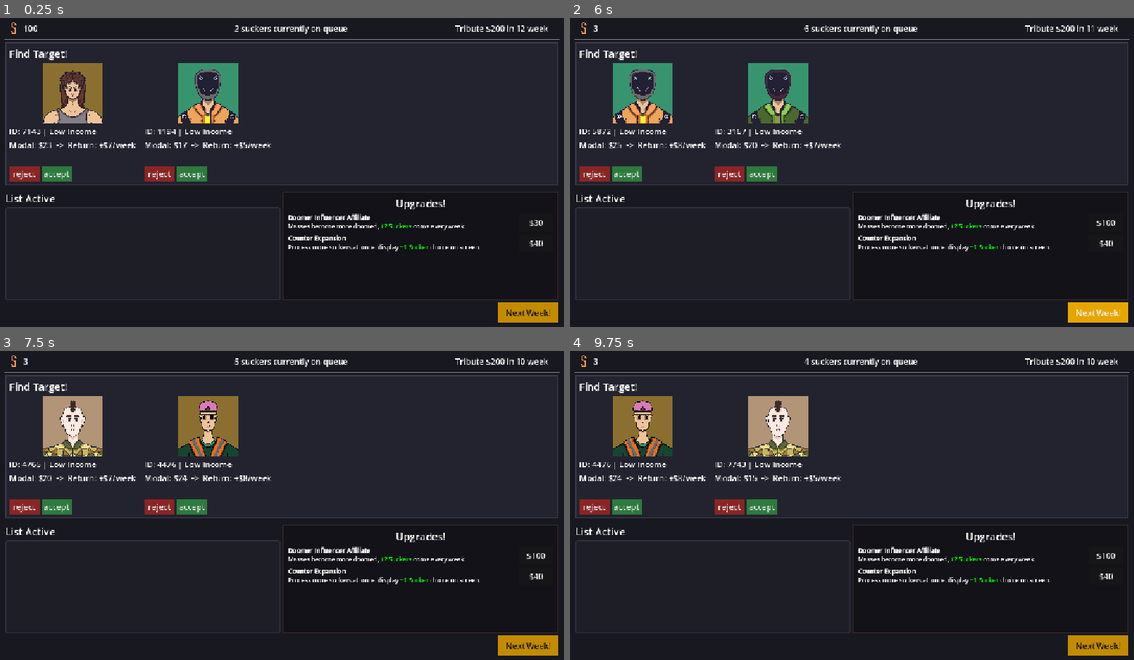
Above: before the commit, frames 1-4 (two rows, left to right).
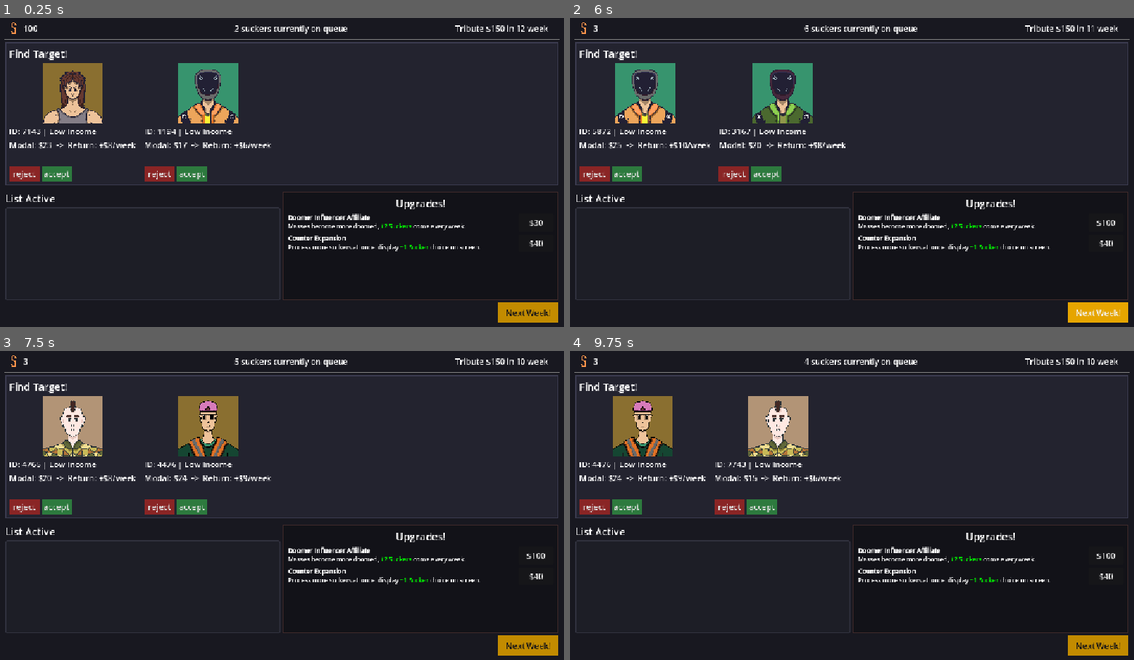
Above: after the commit, the same moments.

Repository: DwikiFebrian/galbay
Game: Godot game, scene res://main.tscn
The game is run twice, just before and just after one commit, with the same random seed, the same clock (stepped at 60 frames per second) and the same inputs.
Inputs:
- Up to frame 1 (0.25 s): no input
- Up to frame 2 (6 s): click "reject" at 0.5 s; click "$30" at 1.25 s; click "$67" at 2 s; click "$100" at 2.75 s; click "$40" at 3.5 s; click "accept" at 4.25 s; click "accept" at 5 s; click "Next Week!" at 5.75 s
- Up to frame 3 (7.5 s): click "Next Week!" at 6.5 s; click "reject" at 7.25 s
- Up to frame 4 (9.75 s): click "$100" at 8 s; click "$40" at 8.75 s; click "reject" at 9.5 s

The runs differ from the first frame. In frame 1, less than 0.1% of the frame differs, in the area x 19-89%, y 2-43%; in frame 2, 2.4%, in the area x 7-89%, y 2-53%; in frame 3, less than 0.1%; in frame 4, less than 0.1%.

Commit message:
akan dialog

Diff:
--- a/main.gd
+++ b/main.gd
@@ -16,6 +16,17 @@
 @onready var high_sucker_upgrades = $"Control/Main layout/list/upgrade/MarginContainer/list upgrade/high sucker"
 @onready var broken_kneecaps_upgrades = $"Control/Main layout/list/upgrade/MarginContainer/list upgrade/broken kneecaps"
 
+@onready var kurang_duid_audio = $"Control/Main layout/PanelContainer/Paneh tengah/kurang duid"
+@onready var accept_audio = $"Control/Main layout/PanelContainer/Paneh tengah/accept"
+@onready var reject_audio = $"Control/Main layout/PanelContainer/Paneh tengah/reject"
+
+@onready var kd_counter_audio = $"Control/Main layout/list/upgrade/MarginContainer/list upgrade/counter expansion/button/kurang duid"
+
+# cutscene
+# Tambahkan referensi ke bungkus utama dialog box buat di-hide/show
+@onready var dialog_box = $"ui_layer/dialog box"
+@onready var dialog_text = $"ui_layer/dialog box/RichTextLabel"
+
 var nasabah_scene = preload("res://nasabahcards.tscn")
 var active_row_scene = preload("res://nasabahaktif.tscn")
 
@@ -25,7 +36,7 @@
 var deadline: int = 12
 var quarter: int = 0
 var max_turn: int = 48
-var target = [200, 400, 900, 1500]
+var target = [150, 300, 600, 1000]
 var boss_goal: int = target[0]
 var nasabah_aktif: Array = []
 var antrean_nasabah: Array = [] # buat nyimpen 12 calon nasabah per turn
@@ -40,11 +51,6 @@
 var reduksi_galbay: float = 0.0
 
 # harga upgrade
-var harga_up1: int = 50
-var harga_up2: int = 50
-var harga_up3: int = 50
-var harga_up4: int = 50
-var harga_up5: int = 50
 var harga_counter_expansion = [40, 75]
 var harga_middle_sucker = [50, 75, 100]
 var harga_high_sucker = [100, 200, 300]
@@ -63,7 +69,7 @@
 	{
 		"tipe": "Low Income",
 		"modal_min": 10, "modal_max": 25,
-		"bunga_min": 0.15, "bunga_max": 0.25,
+		"bunga_min": 0.30, "bunga_max": 0.50,
 		"return_min": 4, "return_max": 7,
 		"galbay_min": 0.10, "galbay_max": 0.20,
 		"gambar": [
@@ -81,7 +87,7 @@
 		"tipe": "Middle Class",
 		"modal_min": 40, "modal_max": 80,
 		"return_min": 10, "return_max": 18,
-		"bunga_min": 0.10, "bunga_max": 0.30,
+		"bunga_min": 0.15, "bunga_max": 0.35,
 		"galbay_min": 0.07, "galbay_max": 0.15,
 		"gambar": [
 			"res://sprite/middle1.png",
@@ -95,7 +101,7 @@
 		"tipe": "High Income",
 		"modal_min": 100, "modal_max": 200,
 		"return_min": 25, "return_max": 40,
-		"bunga_min": 0.10, "bunga_max": 0.35,
+		"bunga_min": 0.10, "bunga_max": 0.20,
 		"galbay_min": 0.05, "galbay_max": 0.10,
 		"gambar": [
 			"res://sprite/high1.png",
@@ -193,12 +199,15 @@
 
 		kartu.queue_free()
 
+		accept_audio.play()
 		call_deferred("isi_slot_kosong")
 	else:
 		print("duit kurang")
+		kurang_duid_audio.play()
 
 func proses_tolak_nasabah(kartu: Node) -> void:
 	kartu.queue_free()
+	reject_audio.play()
 	call_deferred("isi_slot_kosong")
 
 func _on_nextweek_pressed() -> void:
@@ -239,6 +248,7 @@
 func setor_boss():
 	if player_cash < boss_goal:
 		print("Game Over")
+		game_over()
 	else:
 		player_cash -= boss_goal
 
@@ -253,6 +263,9 @@
 		elif quarter == 2:
 			broken_kneecaps_upgrades.visible = true
 
+func game_over():
+	pass
+
 func end_game():
 	pass
 
@@ -266,6 +279,7 @@
 		update_ui_header()
 		middle_sucker_button.text ="$" +  str(harga_middle_sucker[level_middle_sucker])
 	else:
+		kurang_duid_audio.play()
 		print("Duit kurang buat upgrade Middle Sucker")
 	if level_middle_sucker == 2:
 		middle_sucker_button.disabled = true
@@ -278,9 +292,10 @@
 		update_ui_header()
 		high_sucker_button.text ="$" +  str(harga_high_sucker[level_high_sucker])
 	else:
+		kurang_duid_audio.play()
 		print("Duit kurang buat upgrade High Sucker")
-	if level_middle_sucker == 3:
-		middle_sucker_button.disabled = true
+	if level_high_sucker == 3:
+		high_sucker_button.disabled = true
 
 func _on_counter_expansion_pressed() -> void:
 	if player_cash >= harga_counter_expansion[level_counter_expansion_sucker]:
@@ -290,13 +305,15 @@
 
 		update_ui_header()
 		isi_slot_kosong()
-
-		counter_expansion_button.text = "$" + str(harga_counter_expansion[level_counter_expansion_sucker])
-	else:
+	else:
+		kurang_duid_audio.play()
 		print("Duit kurang buat upgrade Counter Expansion!")
 
 	if level_counter_expansion_sucker == 2:
 		counter_expansion_button.disabled = true
+		counter_expansion_button.text = "Sold"
+	else:
+		counter_expansion_button.text = "$" + str(harga_counter_expansion[level_counter_expansion_sucker])
 
 
 #func _on_tombolbeli_2_pressed() -> void:
@@ -317,6 +334,7 @@
 		update_ui_header()
 		doomer_influencer_button.text = "$" + str(harga_doomer_influencer[level_doomer_influencer])
 	else:
+		kurang_duid_audio.play()
 		print("Duit kurang buat upgrade Doomer Influencer!")
 
 	if level_doomer_influencer == 4:
@@ -342,6 +360,60 @@
 
 		broken_kneecaps_button.text = "$" + str(harga_broken_kneecap[level_broken_kneecaps])
 	else:
+		kurang_duid_audio.play()
 		print("Duit kurang buat Upgrade 5!")
 	if level_broken_kneecaps == 2:
 		broken_kneecaps_button.disabled = true
+
+func tutorial():
+	pass
+
+var dialog_lines: Array = []
+
+var current_line: int = 0
+var tween: Tween
+
+var is_dialog_active: bool = false
+
+func start_dialog(lines: Array[String]) -> void:
+	if lines.is_empty():
+		return
+
+	dialog_lines = lines
+	current_line = 0
+	is_dialog_active = true
+
+	show() # Make the dialogue box visible
+	tampilkan_dialog()
+
+func tampilkan_dialog() -> void:
+	if current_line < dialog_lines.size():
+		dialog_text.text = dialog_lines[current_line]
+		dialog_text.visible_ratio = 0.0
+
+		# Cancel previous tween if it exists before making a new one
+		if tween and tween.is_running():
+			tween.kill()
+
+		tween = get_tree().create_tween()
+		var durasi_ngetik = dialog_lines[current_line].length() * 0.05
+		tween.tween_property(dialog_text, "visible_ratio", 1.0, durasi_ngetik)
+	else:
+		# Hide and reset when all lines are finished
+		is_dialog_active = false
+		hide()
+
+func _input(event: InputEvent) -> void:
+	if not is_dialog_active:
+		return
+
+	if event is InputEventMouseButton and event.pressed and event.button_index == MOUSE_BUTTON_LEFT:
+		lanjut_dialog()
+
+func lanjut_dialog() -> void:
+	if tween and tween.is_running():
+		tween.kill()
+		dialog_text.visible_ratio = 1.0
+	else:
+		current_line += 1
+		tampilkan_dialog()
--- a/main.tscn
+++ b/main.tscn
@@ -2,7 +2,11 @@
 
 [ext_resource type="Script" uid="uid://dy5qrj8r5w056" path="res://main.gd" id="1_h2yge"]
 [ext_resource type="Texture2D" uid="uid://ni10rnjmmcud" path="res://sprite/dollar.png" id="2_1bvp3"]
+[ext_resource type="Texture2D" uid="uid://bgu8bvsla0uem" path="res://sprite/dialog.png" id="2_272bh"]
 [ext_resource type="Texture2D" uid="uid://bhotri2n8u45d" path="res://sprite/profil.png" id="3_lquwl"]
+[ext_resource type="AudioStream" uid="uid://g4u51rpkslf" path="res://sound/cant afford.wav" id="4_1bvp3"]
+[ext_resource type="AudioStream" uid="uid://clt8nnxdvm7ae" path="res://sound/264762__farpro__guiclick.ogg" id="5_lquwl"]
+[ext_resource type="AudioStream" uid="uid://b0mvjwx27rwod" path="res://sound/reject.wav" id="6_7mycd"]
 
 [sub_resource type="StyleBoxFlat" id="StyleBoxFlat_1bvp3"]
 content_margin_left = 8.0
@@ -45,6 +49,35 @@
 [node name="Main" type="Node2D" unique_id=1255116696]
 script = ExtResource("1_h2yge")
 
+[node name="ui_layer" type="CanvasLayer" parent="." unique_id=656030581]
+visible = false
+
+[node name="dialog box" type="Control" parent="ui_layer" unique_id=827650579]
+layout_mode = 3
+anchors_preset = 0
+offset_right = 40.0
+offset_bottom = 40.0
+
+[node name="TextureRect" type="TextureRect" parent="ui_layer/dialog box" unique_id=1438297454]
+layout_mode = 0
+offset_left = 326.0
+offset_top = 423.0
+offset_right = 882.0
+offset_bottom = 545.0
+texture = ExtResource("2_272bh")
+
+[node name="RichTextLabel" type="RichTextLabel" parent="ui_layer/dialog box" unique_id=1665834811]
+layout_mode = 0
+offset_left = 347.0
+offset_top = 438.0
+offset_right = 855.0
+offset_bottom = 522.0
+theme_override_font_sizes/normal_font_size = 32
+theme_override_font_sizes/bold_font_size = 32
+theme_override_font_sizes/bold_italics_font_size = 32
+theme_override_font_sizes/italics_font_size = 32
+theme_override_font_sizes/mono_font_size = 32
+
 [node name="Control" type="Control" parent="." unique_id=1464288024]
 layout_mode = 3
 anchors_preset = 15
@@ -148,6 +181,15 @@
 layout_mode = 2
 theme_override_constants/separation = 16
 
+[node name="kurang duid" type="AudioStreamPlayer" parent="Control/Main layout/PanelContainer/Paneh tengah" unique_id=525054853]
+stream = ExtResource("4_1bvp3")
+
+[node name="accept" type="AudioStreamPlayer" parent="Control/Main layout/PanelContainer/Paneh tengah" unique_id=1696712605]
+stream = ExtResource("5_lquwl")
+
+[node name="reject" type="AudioStreamPlayer" parent="Control/Main layout/PanelContainer/Paneh tengah" unique_id=1231504703]
+stream = ExtResource("6_7mycd")
+
 [node name="HSeparator2" type="HSeparator" parent="Control/Main layout" unique_id=1946077989]
 layout_mode = 2
 theme_override_constants/separation = 4
@@ -241,6 +283,9 @@
 custom_minimum_size = Vector2(70, 35)
 layout_mode = 2
 text = "$40"
+
+[node name="kurang duid" type="AudioStreamPlayer" parent="Control/Main layout/list/upgrade/MarginContainer/list upgrade/counter expansion/button" unique_id=847105112]
+stream = ExtResource("4_1bvp3")
 
 [node name="middle sucker" type="HBoxContainer" parent="Control/Main layout/list/upgrade/MarginContainer/list upgrade" unique_id=460689428]
 visible = false
--- a/nasabahcards.gd
+++ b/nasabahcards.gd
@@ -7,6 +7,7 @@
 
 @onready var btn_reject = $HBoxContainer/reject
 @onready var btn_accept = $HBoxContainer/accept
+
 
 var data_nasabah: Dictionary
 
Not shown, added: attribution/attribution.txt
Not shown, added: export_presets.cfg
Binary file added: html5_build/index.apple-touch-icon.png
Not shown, added: html5_build/index.apple-touch-icon.png.import
Binary file added: html5_build/index.icon.png
Not shown, added: html5_build/index.icon.png.import
Binary file added: html5_build/index.png
Not shown, added: html5_build/index.png.import
Not shown, added: sound/264762__farpro__guiclick.ogg.import
Not shown, added: sound/cant afford.wav.import
Not shown, added: sound/reject.wav.import
Binary file added: sprite/babi1.png
(and 11 more such lines)
